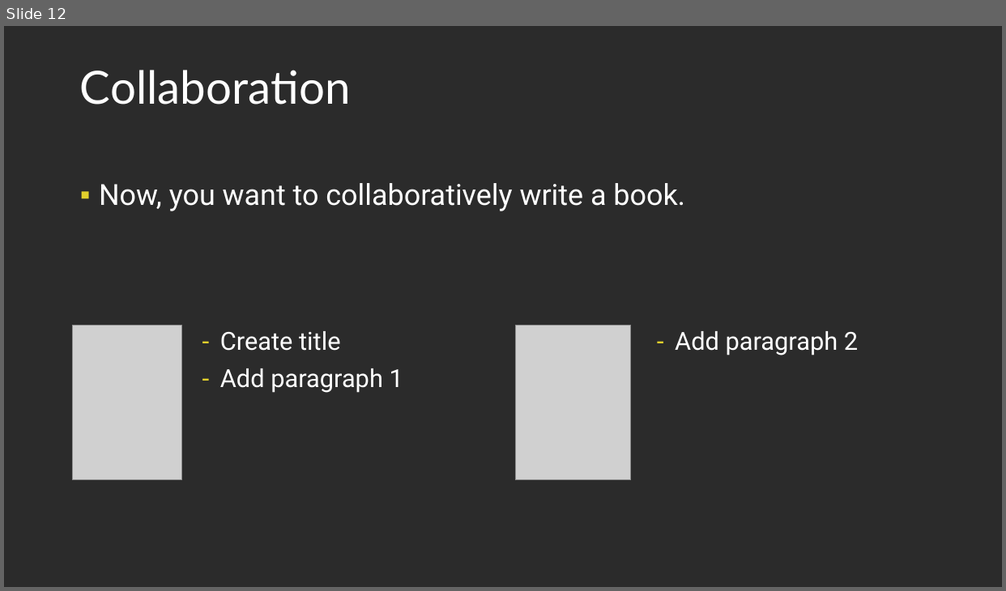
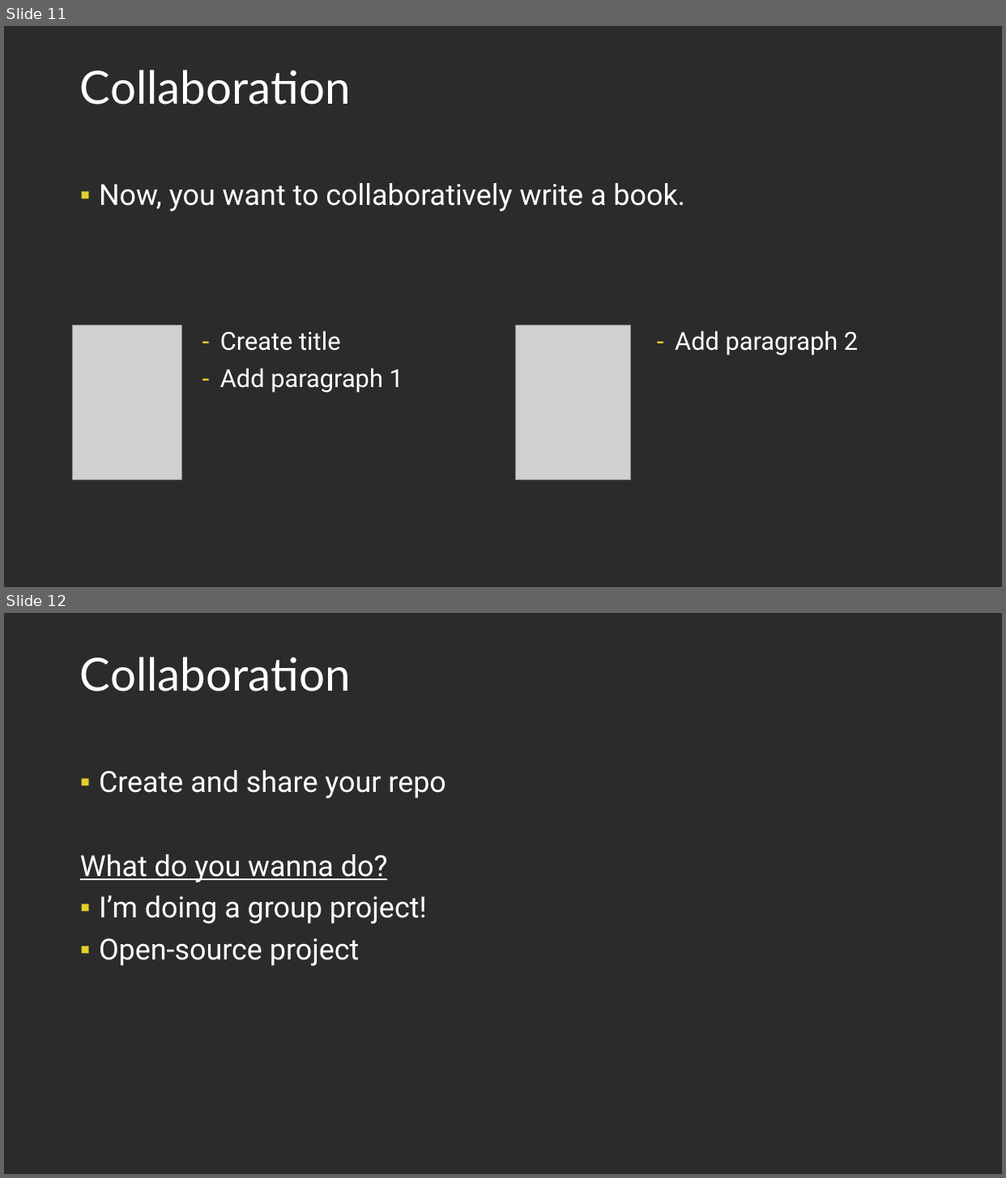
Before and after one commit to Light2Dark/git_tutorial, a slide deck: Git and Github.pptx. Shown one above the other, each under a label of ours: slide 12 before the commit, slides 11 and 12 after it. The pictures are 1006x591 and 1006x1178 pixels, drawn with LibreOffice and Linux fonts; fonts in the diff are those of the drawing; grey boxes stand for pictures; background and template pictures are left out; a plain dark background stands for a picture behind light text. Boxes give left, top, right and bottom in pixels: in the first picture for what was removed or moved away, otherwise in the second. Text is boxed around its words. In the diff, an @@ line names an element or a change of style, - is before the commit and + after.

```diff
--- a/Git and Github.pptx
+++ b/Git and Github.pptx
@@ slide 12 added at <box>4,613,1002,1174</box>, background picture (left out) @@
@@ title added at <box>80,657,351,692</box>, 44 pt, text #FFFFFF @@
+Collaboration
@@ text added at <box>80,770,445,966</box>, 28 pt, text #FFFFFF @@
+▪ Create and share your repo
+What do you wanna do?
+▪ I’m doing a group project!
+▪ Open-source project
@@ what was slide 12 is now slide 11 @@
```
Also in this commit, not shown: 7 slides changed, 1 other slide added.
